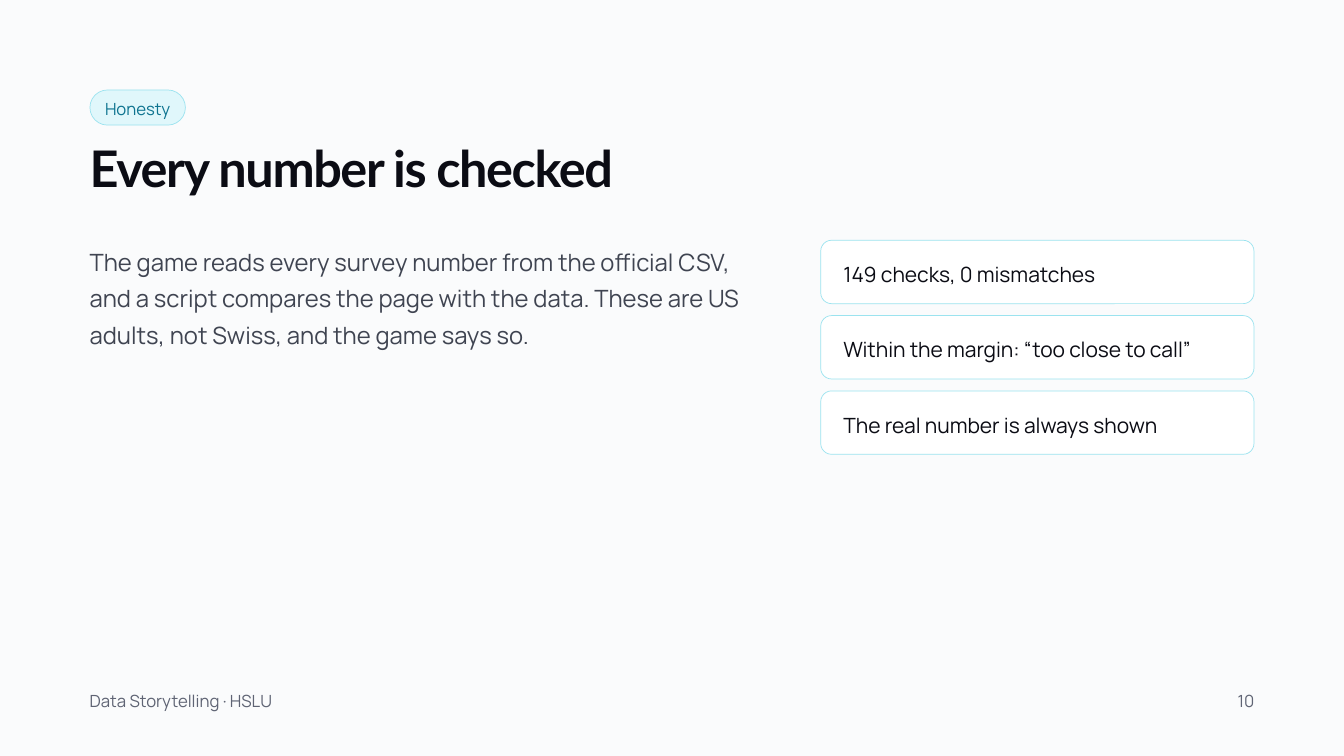
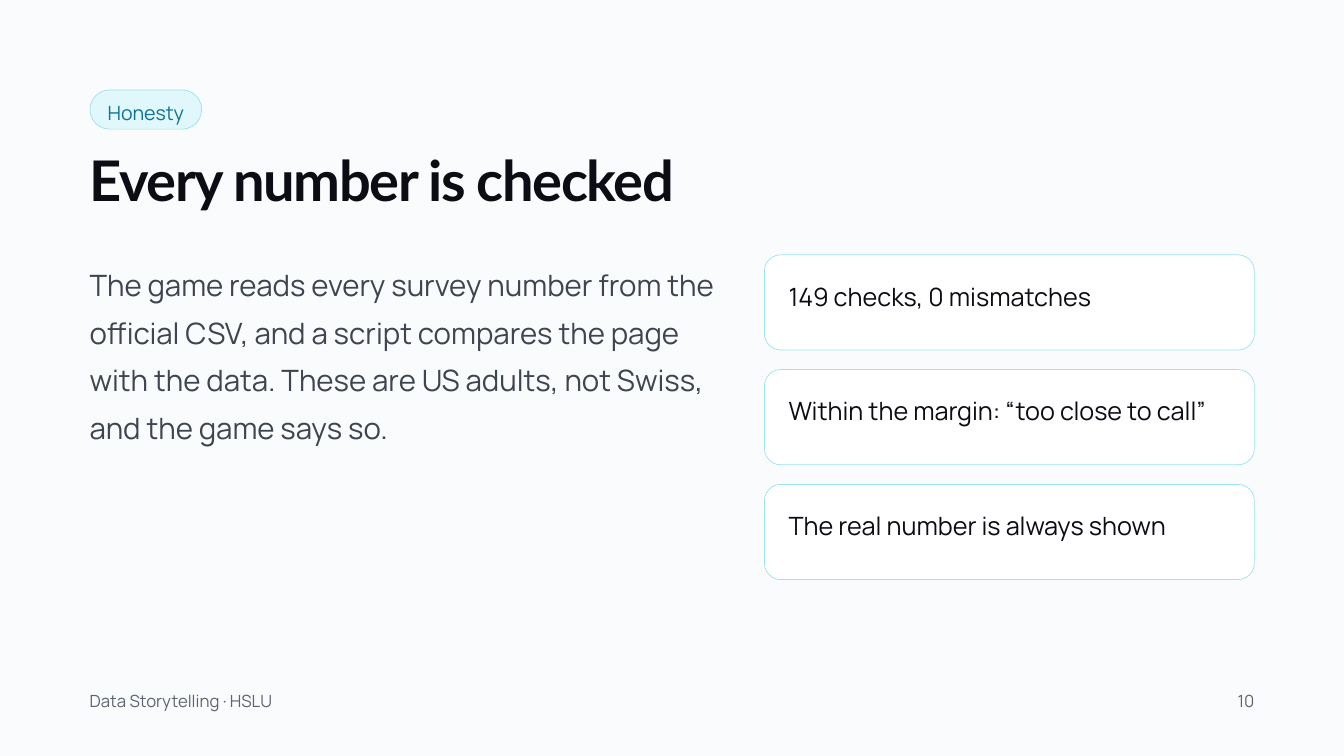
Before and after one commit to AdhurimThaqi/dataset-datastorytelling, a slide deck: slide 10 of Final-presentation/Real-or-AI_final-presentation.pptx. Drawn at 1344x756 pixels with LibreOffice and Linux fonts; fonts in the diff are those of the drawing. Boxes give left, top, right and bottom in pixels: in the first picture for what was removed or moved away, otherwise in the second. Text is boxed around its words. In the diff, an @@ line names an element or a change of style, - is before the commit and + after.

Commit message:
Presentation: bigger type, fuller layout, soft gradient edge
- Text 20-22 pt, titles 40 pt; charts, cards, table and image
  slides fill the slide
- Cover and closing slide: band fades into the white page
- HTML slides updated to match the PPTX/PDF

```diff
--- a/Final-presentation/Real-or-AI_final-presentation.pptx
+++ b/Final-presentation/Real-or-AI_final-presentation.pptx
@@ rounded rectangle "Honesty": place and size @@
-rounded rectangle "Honesty" at (90, 90, 186, 125)
+rounded rectangle "Honesty" at (90, 90, 202, 129)
@@ rounded rectangle "Honesty" at (90, 90, 202, 129): size 12 to 14 pt; line spacing 16.8pt to 1.25 @@
@@ title "Every number is checked" at (90, 159, 674, 211): size 36 to 40 pt; line spacing 41.4pt to 1.1 @@
@@ text "The game reads every survey ...": place and size @@
-text "The game reads every survey ..." at (90, 253, 739, 350)
+text "The game reads every survey ..." at (90, 274, 713, 447)
@@ text "The game reads every survey ..." at (90, 274, 713, 447): size 17 to 21 pt; line spacing 26.4pt to 1.35 @@
@@ rounded rectangle "149 checks, 0 mismatches": place and size @@
-rounded rectangle "149 checks, 0 mismatches" at (821, 240, 1254, 303)
+rounded rectangle "149 checks, 0 mismatches" at (764, 255, 1254, 350)
@@ rounded rectangle "Within the margin: “too close ...": place and size @@
-rounded rectangle "Within the margin: “too close ..." at (821, 316, 1254, 379)
+rounded rectangle "Within the margin: “too close ..." at (764, 370, 1254, 465)
@@ size 15 to 18 pt; line spacing 21pt to 1.25 in 3 elements at (764, 255, 1254, 350), (764, 370, 1254, 465), (764, 485, 1254, 580) @@
@@ rounded rectangle "The real number is always ...": place and size @@
-rounded rectangle "The real number is always ..." at (821, 391, 1254, 455)
+rounded rectangle "The real number is always ..." at (764, 485, 1254, 580)
```
Also in this commit, not shown: 12 other slides changed, 5 other files.
